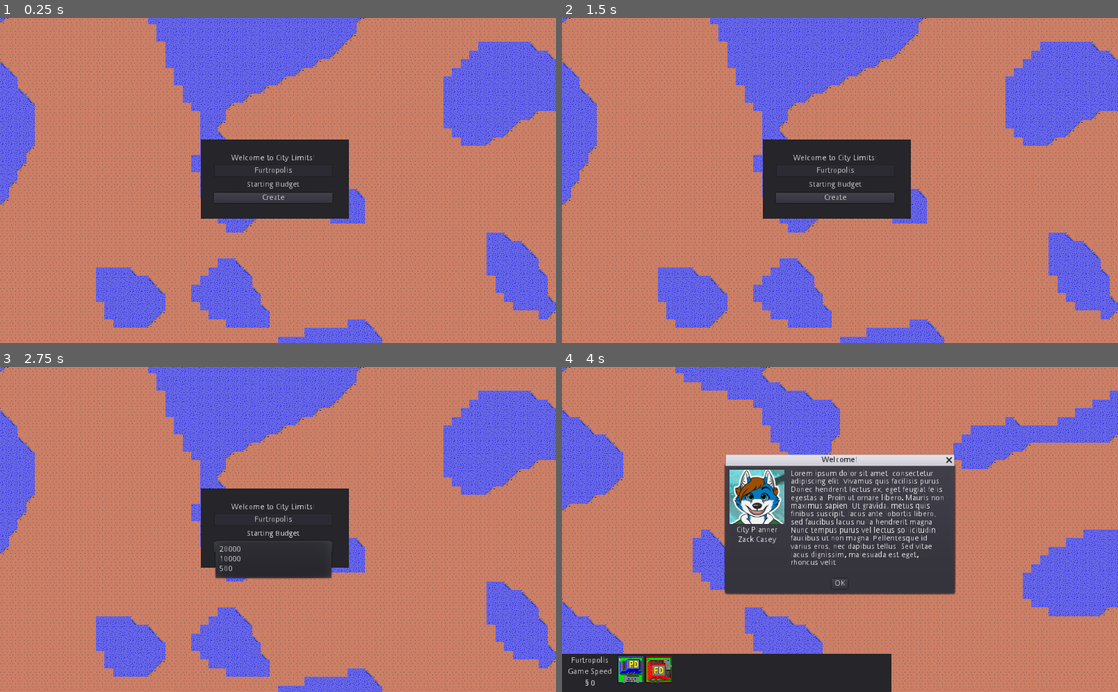
Above: before the commit, frames 1-4 (two rows, left to right).
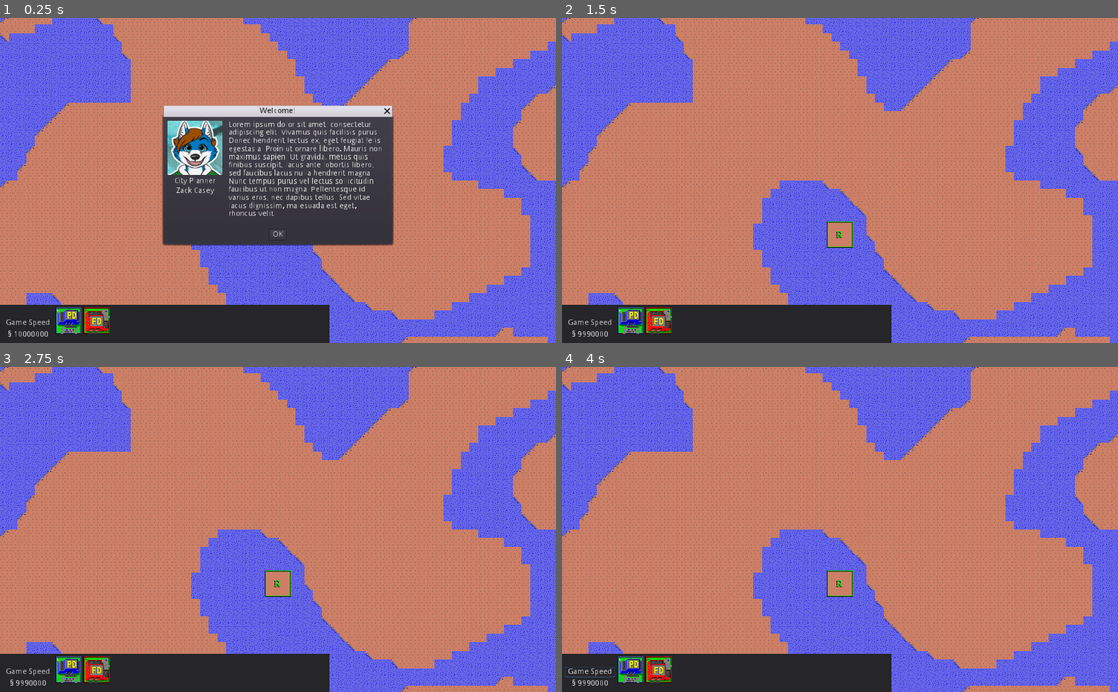
Above: after the commit, the same moments.

Repository: tonytins/citylimits
Game: Godot game, scene res://scenes/game.tscn
The game is run twice, just before and just after one commit, with the same random seed, the same clock (stepped at 60 frames per second) and the same inputs. Before the commit the project starts from res://scenes/Start.tscn.
Inputs (mouse positions are in pixels of both pictures, inside the frame that each line leads up to):
- Up to frame 1 (0.25 s): no input
- Up to frame 2 (1.5 s): click (628, 326) at 0.52 s; click (840, 235) at 1.25 s, where only the run after the commit has a clickable "OK"
- Up to frame 3 (2.75 s): click (272, 532) at 2 s, where only the run before the commit has a clickable "Starting Budget"
- Up to frame 4 (4 s): click (589, 672) at 2.75 s, where only the run after the commit has a clickable "Game Speed"; click (834, 545) at 3.5 s, where only the run before the commit has a clickable "Create"

The runs differ from the first frame. In frame 1, 51% of the frame differs, in the area x 0-100%, y 0-100%; in frame 2, 45%; in frame 3, 45%; in frame 4, 51%.

Commit message:
Implemented basic buying functions
- Renamed more scripts
- Switched license to Artistic 2.0

Diff:
--- a/project.godot
+++ b/project.godot
@@ -15,15 +15,15 @@
 [application]
 
 config/name="City Limits"
-run/main_scene="res://scenes/Start.tscn"
+run/main_scene="res://scenes/Game.tscn"
 config/icon="res://icon.png"
 config/windows_native_icon="res://icon.ico"
 
 [autoload]
 
-CityData="*res://scripts/autoload/SimData.gd"
-SimData="*res://scripts/autoload/SimData.gd"
-SimEvents="*res://scripts/autoload/SimEvents.gd"
+CityData="*res://scripts/autoload/sim_data.gd"
+SimData="*res://scripts/autoload/sim_data.gd"
+SimEvents="*res://scripts/autoload/sim_events.gd"
 
 [display]
 
--- a/scenes/Map.tscn
+++ b/scenes/Map.tscn
@@ -1,22 +1,22 @@
 [gd_scene load_steps=5 format=2]
 
 [ext_resource path="res://sprites/water.tres" type="TileSet" id=1]
-[ext_resource path="res://scripts/Map.gd" type="Script" id=2]
+[ext_resource path="res://scripts/map_generator.gd" type="Script" id=2]
 [ext_resource path="res://sprites/terrian.tres" type="TileSet" id=4]
-[ext_resource path="res://scripts/CameraMove.gd" type="Script" id=5]
+[ext_resource path="res://scripts/camera_move.gd" type="Script" id=5]
 
-[node name="world" type="Node2D"]
+[node name="World" type="Node2D"]
 script = ExtResource( 2 )
 __meta__ = {
 "_edit_lock_": true
 }
 
-[node name="water" type="TileMap" parent="."]
+[node name="Water" type="TileMap" parent="."]
 tile_set = ExtResource( 1 )
 cell_size = Vector2( 16, 16 )
 format = 1
 
-[node name="terrian" type="TileMap" parent="."]
+[node name="Terrian" type="TileMap" parent="."]
 tile_set = ExtResource( 4 )
 cell_size = Vector2( 16, 16 )
 format = 1
--- a/scenes/Start.tscn
+++ b/scenes/Start.tscn
@@ -1,6 +1,6 @@
 [gd_scene load_steps=3 format=2]
 
-[ext_resource path="res://scripts/StartGame.gd" type="Script" id=1]
+[ext_resource path="res://scripts/start_game.gd" type="Script" id=1]
 [ext_resource path="res://scenes/Map.tscn" type="PackedScene" id=2]
 
 [node name="SartMenu" type="Node"]
--- a/scenes/Zone.tscn
+++ b/scenes/Zone.tscn
@@ -29,7 +29,6 @@
 
 [node name="Quarters" type="Timer" parent="."]
 wait_time = 10.0
-autostart = true
 
 [node name="Sprite" type="Sprite" parent="."]
 texture = ExtResource( 2 )
--- a/scenes/game.tscn
+++ b/scenes/game.tscn
@@ -2,8 +2,8 @@
 
 [ext_resource path="res://scenes/Map.tscn" type="PackedScene" id=1]
 [ext_resource path="res://scenes/Advise.tscn" type="PackedScene" id=2]
-[ext_resource path="res://scripts/Status.gd" type="Script" id=3]
-[ext_resource path="res://scripts/Game.gd" type="Script" id=4]
+[ext_resource path="res://scripts/city_status.gd" type="Script" id=3]
+[ext_resource path="res://scripts/gameplay.gd" type="Script" id=4]
 [ext_resource path="res://sprites/police.png" type="Texture" id=5]
 [ext_resource path="res://sprites/firestation.png" type="Texture" id=6]
 
@@ -42,7 +42,7 @@
 
 [node name="Status" type="VBoxContainer" parent="Controls/GUI/Status/Toolbar"]
 margin_right = 93.0
-margin_bottom = 66.0
+margin_bottom = 65.0
 script = ExtResource( 3 )
 __meta__ = {
 "_edit_use_anchors_": true
@@ -86,11 +86,13 @@
 [node name="PoliceBtn" type="TextureButton" parent="Controls/GUI/Status/Toolbar"]
 margin_left = 97.0
 margin_right = 145.0
-margin_bottom = 66.0
+margin_bottom = 65.0
 texture_normal = ExtResource( 5 )
 
 [node name="FireBtn" type="TextureButton" parent="Controls/GUI/Status/Toolbar"]
 margin_left = 149.0
 margin_right = 197.0
-margin_bottom = 66.0
+margin_bottom = 65.0
 texture_normal = ExtResource( 6 )
+
+[connection signal="pressed" from="Controls/GUI/Status/Toolbar/PoliceBtn" to="Map" method="_on_PoliceBtn_pressed"]
--- a/scripts/Map.gd
+++ /dev/null
@@ -1,33 +0,0 @@
-extends Node2D
-
-var noise: OpenSimplexNoise
-var map_size = Vector2(80, 60)
-var terrian_cap = 0.3
-
-func _ready():
-
-	randomize()
-	noise = OpenSimplexNoise.new()
-	noise.seed = randi()
-	noise.octaves = 1.5
-	noise.period = 12
-
-	make_terrian_map()
-	make_water()
-
-func make_terrian_map():
-	for x in map_size.x:
-		for y in map_size.y:
-			var a = noise.get_noise_2d(x, y)
-			if a < terrian_cap:
-				$terrian.set_cell(x, y, 0)
-
-	$terrian.update_bitmask_region(Vector2(0.0, 0.0), Vector2(map_size.x, map_size.y))
-
-func make_water():
-	for x in map_size.x:
-		for y in map_size.y:
-			if $terrian.get_cell(x, y):
-				$water.set_cell(x, y, 0)
-
-	$water.update_bitmask_region(Vector2(0.0, 0.0), Vector2(map_size.x, map_size.y))
--- a/scripts/Zone.gd
+++ b/scripts/Zone.gd
@@ -1,4 +1,7 @@
 extends KinematicBody2D
+
+signal grabbed
+signal power
 
 export var cost: int = 10000
 export var income: int
@@ -9,38 +12,52 @@
 onready var player = $AnimationPlayer
 
 var can_grab = false
+var is_powered = false
 var grabbed_offset = Vector2()
 
 func _ready():
 	SimEvents.connect("pay_expense", self, "_get_expense")
-
-	# Once placed in-world, it'll substract from your budget
-	if SimData.budget >= cost:
-		SimData.budget -= cost
+	connect("grabbed", self, "_grab_zone")
+	connect("power", self, "_power_zone")
 
 func _input(event):
-	if event is InputEventMouseButton:
-		can_grab = event.pressed
+	if event is InputEventMouseButton and can_grab:
+		# Disable grabbing
+		can_grab = false
 		grabbed_offset = position - get_global_mouse_position()
 
+		# Substract from the player's budget
+		if SimData.budget >= cost:
+			SimData.budget -= cost
+
 func _process(delta):
+	if can_grab:
+		position = get_global_mouse_position() + grabbed_offset
 
+	if not is_powered:
+		quarters.stop()
+	else:
+		quarters.start()
+
+func _grab_zone():
+	can_grab = true
+
+func _power_zone():
+	quarters.start()
 	player.play("Animante")
-
-	if SimData.budget >= expense:
-		SimData.budget -= expense
-
-	if SimData.budget >= income:
-		SimData.budget += income
-
-	if Input.is_mouse_button_pressed(BUTTON_LEFT) and can_grab:
-		position = get_global_mouse_position() + grabbed_offset
 
 func _on_Quarters_timeout():
 	if SimData.prev_quarter == 4:
+		if SimData.budget >= expense:
+			SimData.budget -= expense
+
+		if SimData.budget >= income:
+			SimData.budget += income
+
 		SimData.year += 1
 		SimData.emit_signal("one_time_zone")
 		SimData.emit_signal("pay_expense")
 
-	SimData.prev_quarter = SimData.quarter
+		SimData.prev_quarter = SimData.quarter
+
 	quarters.start()
--- a/scripts/autoload/SimData.gd
+++ b/scripts/autoload/sim_data.gd
@@ -7,7 +7,7 @@
 var population: int = 0
 var news_ticker: String
 
-var budget: int
+var budget: int = 10000000
 var prev_budget: int
 
 var res_tax: int
--- /dev/null
+++ b/scripts/map_generator.gd
@@ -0,0 +1,51 @@
+extends Node2D
+
+var noise: OpenSimplexNoise
+var map_size = Vector2(80, 60)
+var terrian_cap = 0.3
+
+onready var terrian = $Terrian
+onready var water = $Water
+
+func _ready():
+
+	randomize()
+	noise = OpenSimplexNoise.new()
+	noise.seed = randi()
+	noise.octaves = 1.5
+	noise.period = 12
+
+	make_terrian_map()
+	make_water()
+
+func make_terrian_map():
+	for x in map_size.x:
+		for y in map_size.y:
+			var a = noise.get_noise_2d(x, y)
+			if a < terrian_cap:
+				terrian.set_cell(x, y, 0)
+
+	terrian.update_bitmask_region(Vector2(0.0, 0.0), Vector2(map_size.x, map_size.y))
+
+func make_water():
+	for x in map_size.x:
+		for y in map_size.y:
+			if terrian.get_cell(x, y):
+				water.set_cell(x, y, 0)
+
+	water.update_bitmask_region(Vector2(0.0, 0.0), Vector2(map_size.x, map_size.y))
+
+func fake_click(flags=0):
+	var ev = InputEvent
+	ev.type = InputEvent.MOUSE_BUTTON
+	ev.button_index=BUTTON_LEFT
+	ev.pressed = true
+	ev.global_pos = get_global_mouse_position()
+	ev.meta = flags
+	get_tree().input_event(ev)
+
+func _on_PoliceBtn_pressed():
+	var police = preload("res://scenes/Zone.tscn")
+	var instance = police.instance()
+	add_child(instance)
+	instance.emit_signal("grabbed")
--- a/scripts/StartGame.gd
+++ b/scripts/start_game.gd
@@ -1,8 +1,11 @@
 extends Panel
 
 onready var city_name = $Container/CityNameEdit.text
+onready var budget = $Container/BudgetMenu
 
 func _on_CreateBtn_pressed():
 	SimData.city_name = city_name
 
+
+
 	get_tree().change_scene("res://scenes/Game.tscn")
Renamed: scripts/autoload/SimEvents.gd -> scripts/autoload/sim_events.gd
Renamed: scripts/CameraMove.gd -> scripts/camera_move.gd
Renamed: scripts/Status.gd -> scripts/city_status.gd
Renamed: scripts/Game.gd -> scripts/gameplay.gd
